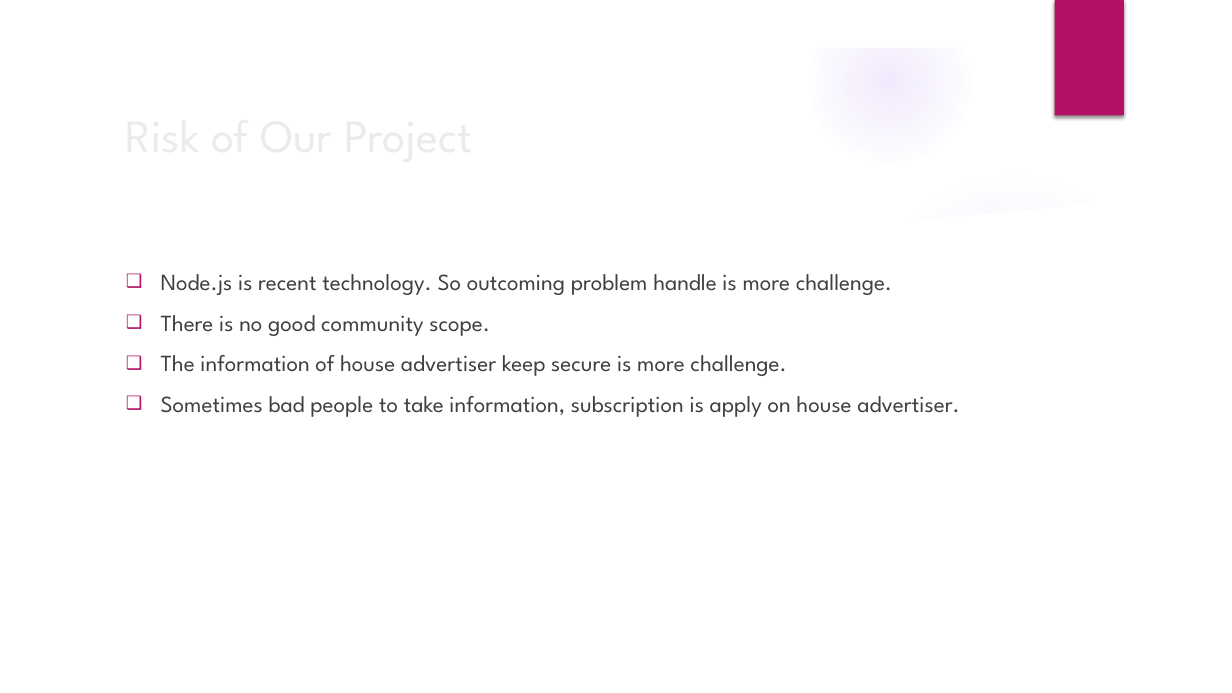
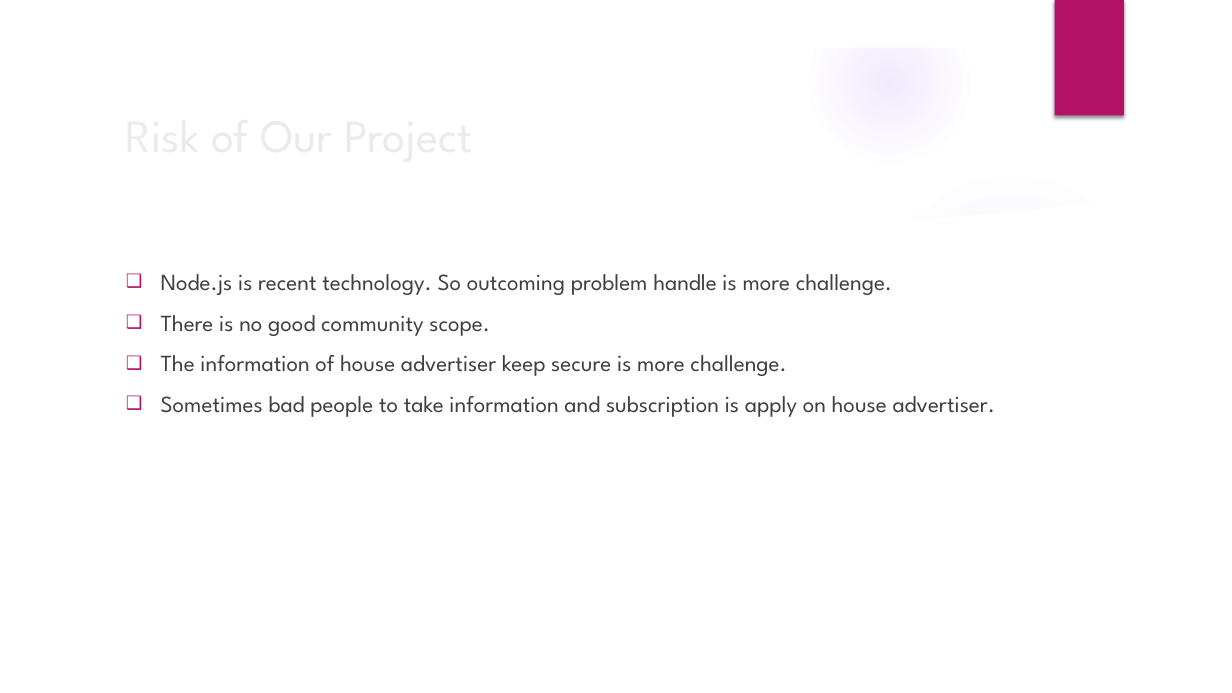
Before and after one commit to ShahabuddinAhmed/Presentation, a slide deck: slide 10 of HouseRenting.pptx. Drawn at 1232x693 pixels with LibreOffice and Linux fonts; fonts in the diff are those of the drawing; background and template pictures are left out. Boxes give left, top, right and bottom in pixels: in the first picture for what was removed or moved away, otherwise in the second. Text is boxed around its words. In the diff, an @@ line names an element or a change of style, - is before the commit and + after.

```diff
--- a/HouseRenting.pptx
+++ b/HouseRenting.pptx
@@ text at (x1=161, y1=396, x2=996, y2=417): text changed @@
-❑ Sometimes bad people to take information, subscription is apply on house advertiser.
+❑ Sometimes bad people to take information and subscription is apply on house advertiser.
```
Also in this commit, not shown: 4 other slides changed.
